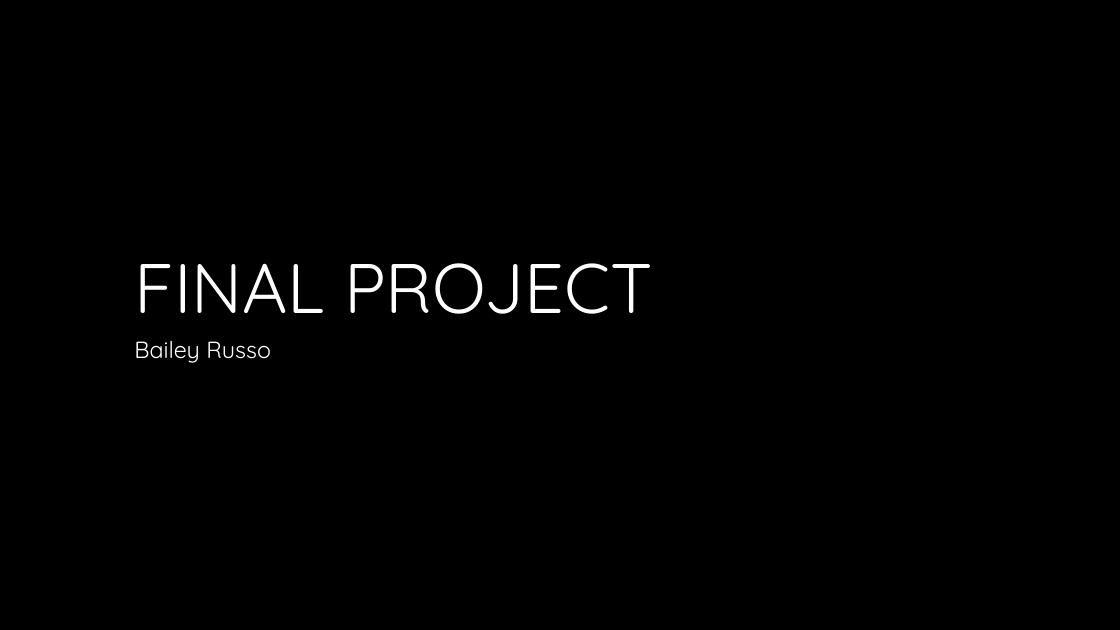
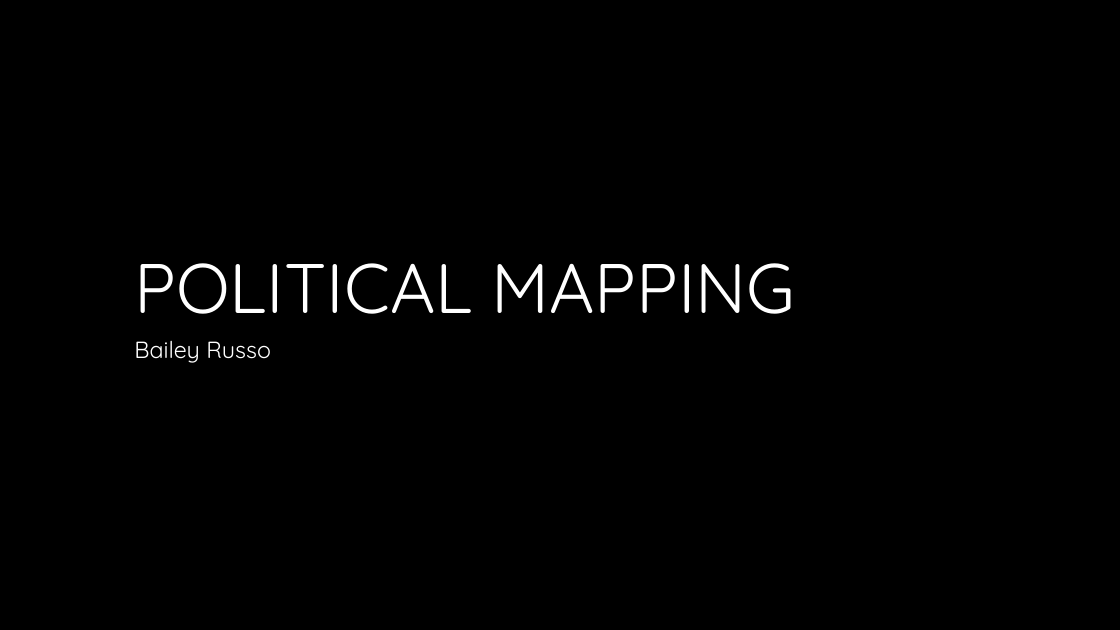
Before and after one commit to baileyrusso2010/PoliticalVoting, a slide deck: slide 1 of Presentation.pptx. Drawn at 1120x630 pixels with LibreOffice and Linux fonts; fonts in the diff are those of the drawing; background and template pictures are left out. Boxes give left, top, right and bottom in pixels: in the first picture for what was removed or moved away, otherwise in the second. Text is boxed around its words. In the diff, an @@ line names an element or a change of style, - is before the commit and + after.

```diff
--- a/Presentation.pptx
+++ b/Presentation.pptx
@@ title at (x1=134, y1=263, x2=796, y2=314): text changed @@
-FINAL PROJECT
+POLITICAL MAPPING
```
Also in this commit, not shown: 1 other slide changed, 1 slide added, 2 other files.
